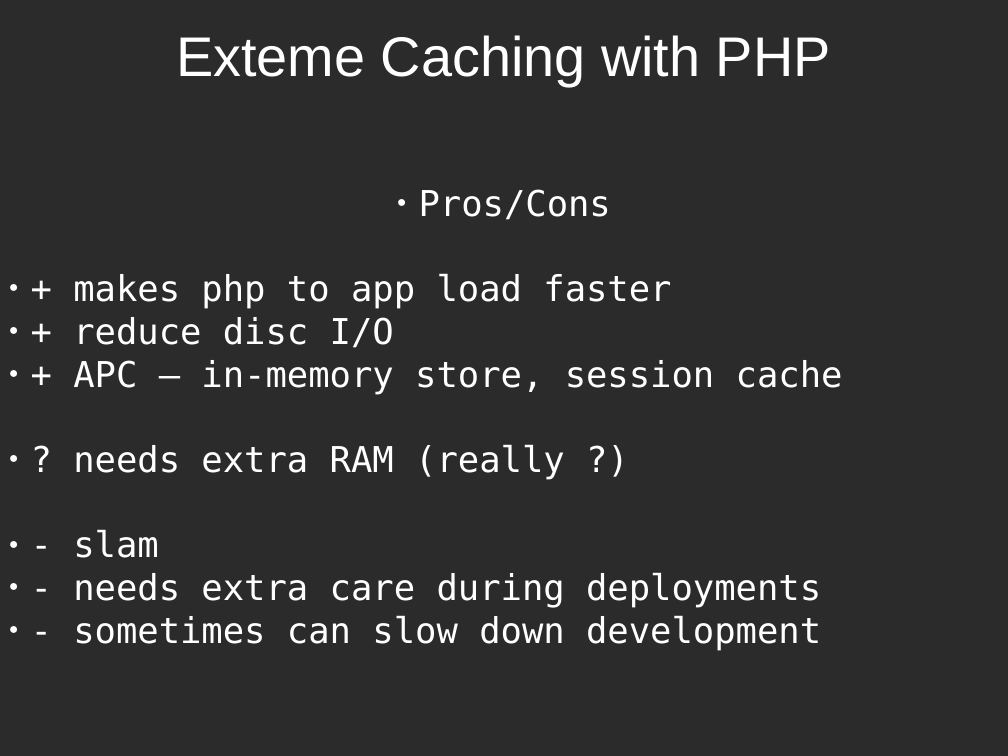
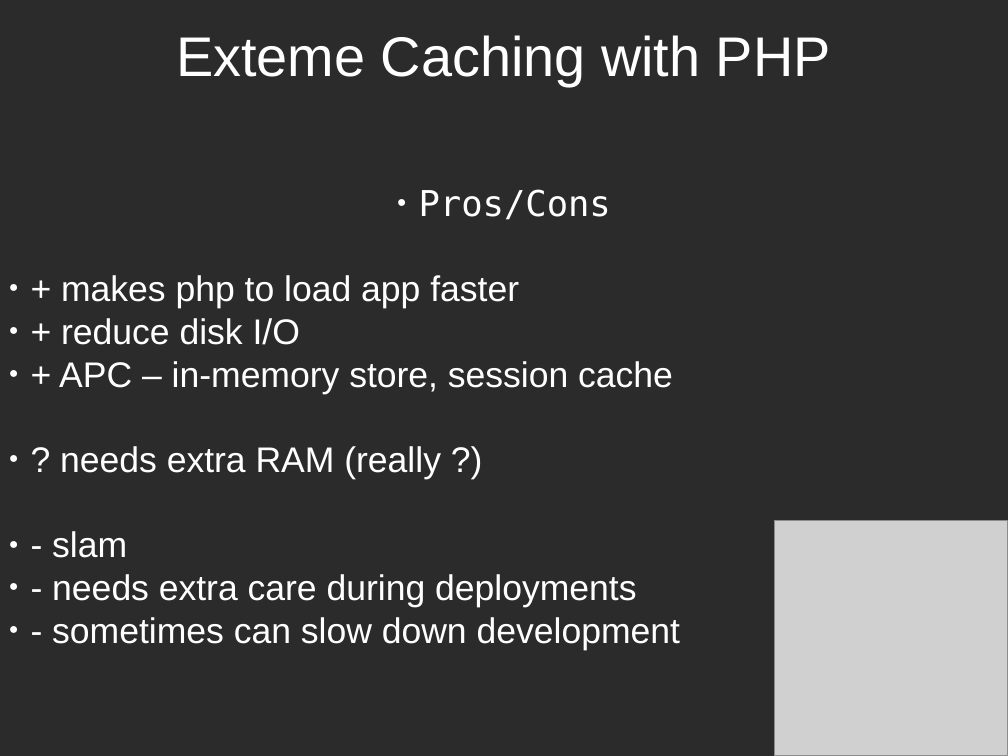
Before and after one commit to piotrmiazga/extreme_caching, a slide deck: slide 20 of presentation.odp (slide 19 before the commit). Drawn at 1008x756 pixels with LibreOffice and Linux fonts; fonts in the diff are those of the drawing; grey boxes stand for pictures; background and template pictures are left out; a plain dark background stands for a picture behind light text. Boxes give left, top, right and bottom in pixels: in the first picture for what was removed or moved away, otherwise in the second. Text is boxed around its words. In the diff, an @@ line names an element or a change of style, - is before the commit and + after.

```diff
--- a/presentation.odp
+++ b/presentation.odp
@@ text at <box>61,275,519,345</box>: text changed; font DejaVu Sans Mono to Arial @@
-● + makes php to app load faster
-● + reduce disc I/O
+● + makes php to load app faster
+● + reduce disk I/O
@@ text at <box>52,361,680,650</box>: font DejaVu Sans Mono to Arial in "+ APC – in-memory store, session cache", "? needs extra RAM (really ?)", "- slam", "- needs extra care during deployments" and 1 more places @@
@@ picture added at <box>775,521,1008,756</box> @@
```
Also in this commit, not shown: 28 other slides changed, 12 slides added, 5 other files.
